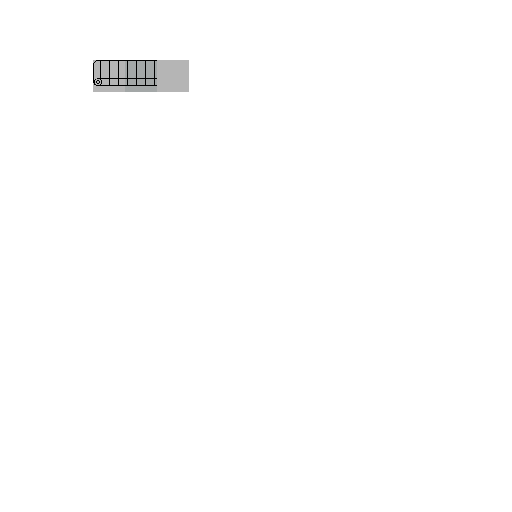
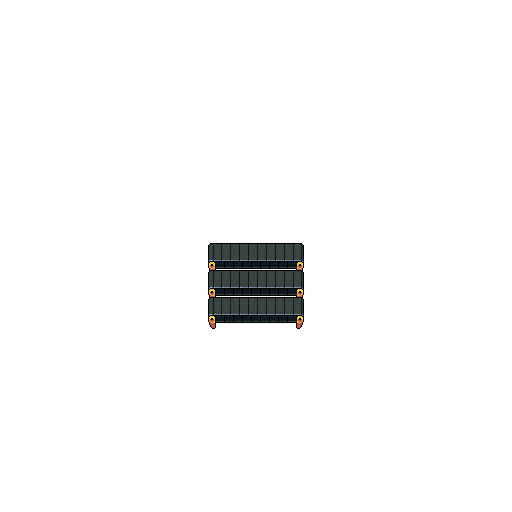
Layer changes from the first w=512, h=512 image to the second:
added group "Group 1 copy 2" with 6 layers above "Group 1 copy" over (208, 297, 304, 329)
added layer "Layer 5" (1st of 3, in "Group 1 copy 2") in group "Group 1 copy 2" over (208, 316, 304, 329)
added layer "Layer 4" (1st of 3, in "Group 1 copy 2") in group "Group 1 copy 2" over (208, 297, 304, 323)
moved "Layer 1" (1st of 3, in "Group 1 copy 2") into group "Group 1 copy 2", painted on it over (93, 60, 304, 323)
added group "Group 1 copy" with 6 layers above "Group 1" over (208, 270, 304, 302)
added layer "Layer 5" (2nd of 3, in "Group 1 copy") in group "Group 1 copy" over (208, 289, 304, 302)
added layer "Layer 4" (2nd of 3, in "Group 1 copy") in group "Group 1 copy" over (208, 270, 304, 296)
added layer "Layer 1" (2nd of 3, in "Group 1 copy") in group "Group 1 copy" over (208, 270, 304, 296)
added group "Group 1" with 6 layers above "Background" over (208, 243, 304, 275)
renamed "Layer 6" to "Layer 5", showed it, moved it into group "Group 1", painted on it over (145, 60, 304, 275)
renamed "Layer 5" to "Layer 4", moved it into group "Group 1", painted on it over (93, 60, 304, 269)
renamed "Layer 7" to "Layer 6", hid it, moved it into group "Group 1", painted on it over (125, 60, 240, 275)
removed layer "Layer 1 copy" over (157, 60, 189, 92)
